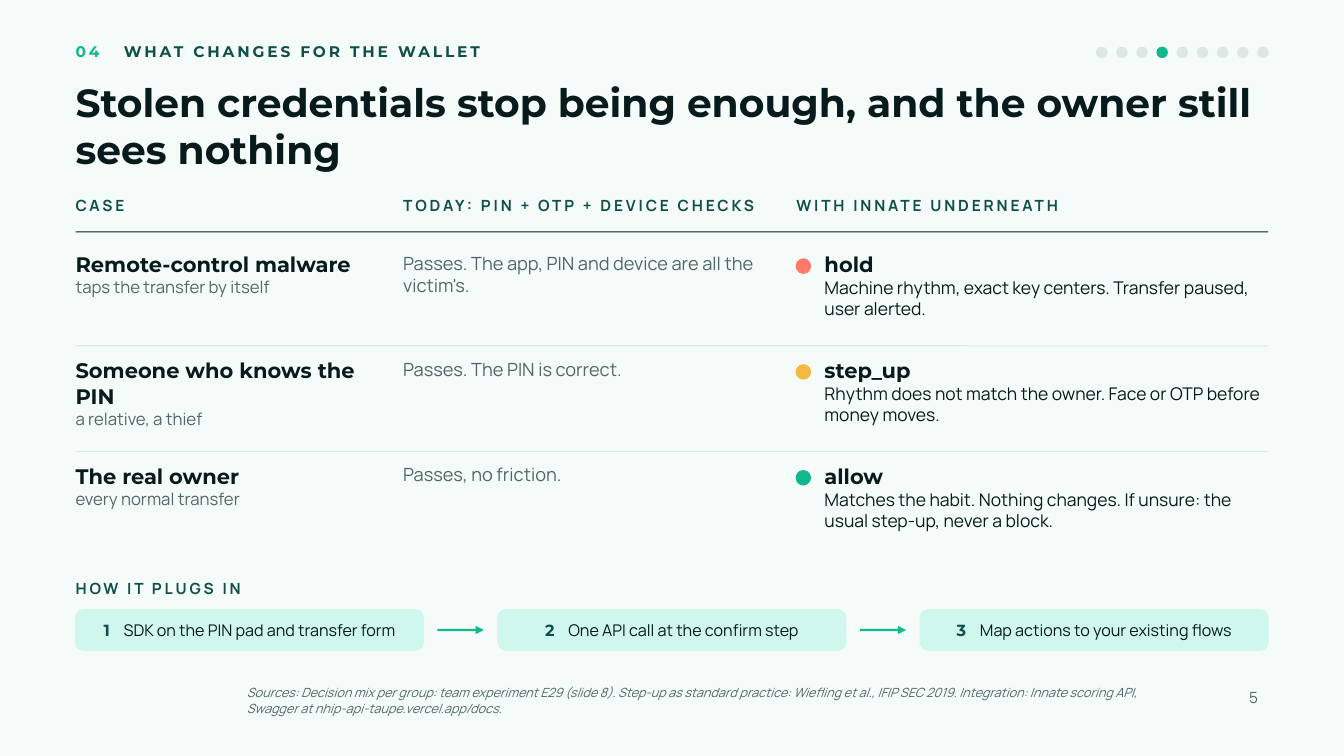
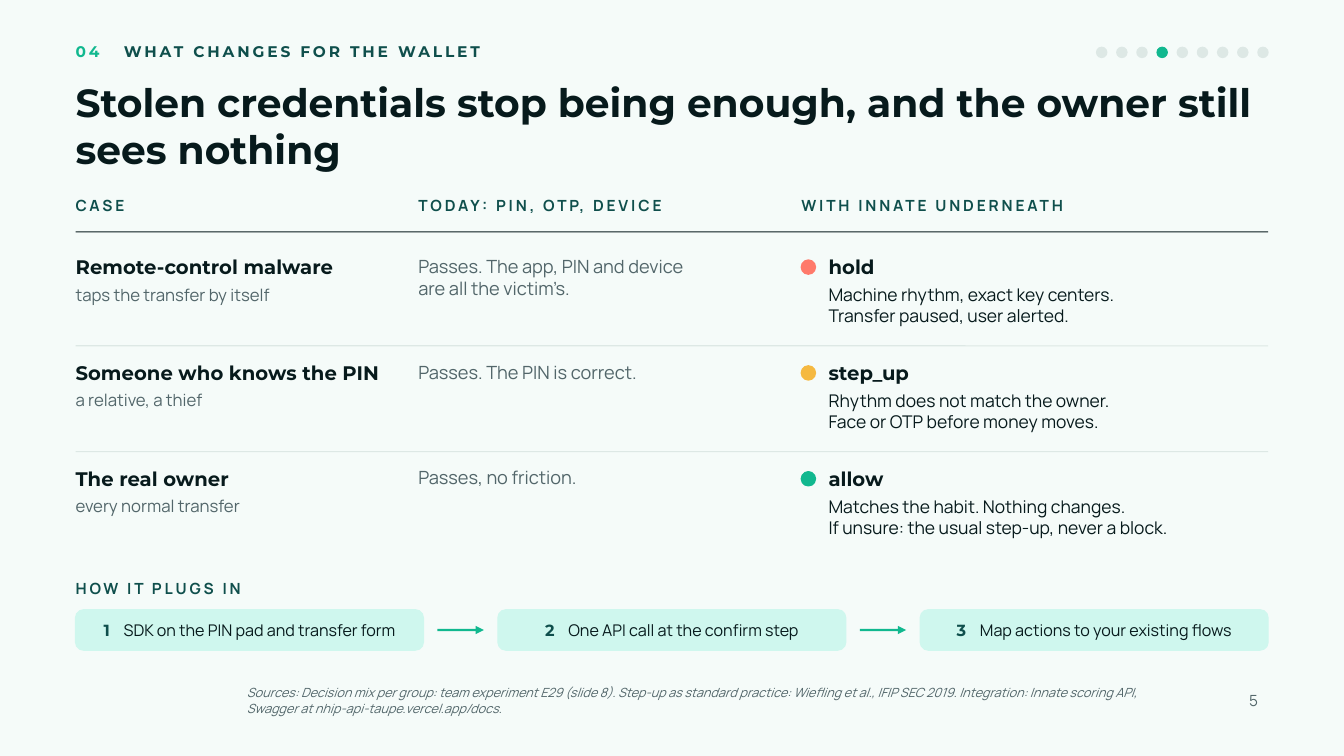
Before and after one commit to Odylytics/Innate_Odylytics, a slide deck: slide 5 of submission/Slide/Innate-slides.pptx. Drawn at 1344x756 pixels with LibreOffice and Linux fonts; fonts in the diff are those of the drawing; background and template pictures are left out. Boxes give left, top, right and bottom in pixels: in the first picture for what was removed or moved away, otherwise in the second. Text is boxed around its words. In the diff, an @@ line names an element or a change of style, - is before the commit and + after.

```diff
--- a/submission/Slide/Innate-slides.pptx
+++ b/submission/Slide/Innate-slides.pptx
@@ text at <box>418,197,771,222</box>: text changed @@
-TODAY: PIN + OTP + DEVICE CHECKS
+TODAY: PIN, OTP, DEVICE
@@ text "WITH INNATE UNDERNEATH" rewrapped from <box>797,197,1268,222</box> to <box>802,197,1268,222</box> @@
@@ text added at <box>76,259,333,274</box>, 14 pt, text #071A1C, bold @@
+Remote-control malware
@@ text at <box>418,260,683,295</box>: text changed @@
-Passes. The app, PIN and device are all the victim's.
+Passes. The app, PIN and device
+are all the victim’s.
@@ 3 ellipses: place and size @@
-3 ellipses at <box>797,259,811,485</box>
+3 ellipses at <box>802,260,816,486</box>
@@ text added at <box>829,259,875,274</box>, 14 pt, text #071A1C, bold @@
+hold
@@ text at <box>76,288,269,305</box>: text changed @@
-Remote-control malware
-taps the transfer by itself
+taps the transfer by itself
@@ text at <box>829,288,1114,326</box>: text changed @@
-hold
-Machine rhythm, exact key centers. Transfer paused, user alerted.
+Machine rhythm, exact key centers.
+Transfer paused, user alerted.
@@ text "Someone who knows the PIN" at <box>76,365,378,381</box>: vertical alignment top to middle @@
@@ text at <box>76,365,378,381</box>: text changed; size 15 to 14 pt @@
-Someone who knows the PIN
-a relative, a thief
+Someone who knows the PIN
@@ text "Passes. The PIN is correct.": place and size @@
-text "Passes. The PIN is correct." at <box>403,363,622,376</box>
+text "Passes. The PIN is correct." at <box>418,366,637,379</box>
@@ text added at <box>829,367,909,384</box>, 14 pt, text #071A1C, bold @@
+step_up
@@ text added at <box>76,393,202,408</box>, 12 pt, text #52666A @@
+a relative, a thief
@@ text at <box>829,394,1109,433</box>: text changed @@
-step_up
-Rhythm does not match the owner. Face or OTP before money moves.
+Rhythm does not match the owner.
+Face or OTP before money moves.
@@ text added at <box>76,471,228,486</box>, 14 pt, text #071A1C, bold @@
+The real owner
@@ text "Passes, no friction.": place and size @@
-text "Passes, no friction." at <box>403,467,561,483</box>
+text "Passes, no friction." at <box>418,470,577,486</box>
@@ text added at <box>829,471,884,486</box>, 14 pt, text #071A1C, bold @@
+allow
@@ text at <box>76,499,240,516</box>: text changed @@
-The real owner
-every normal transfer
+every normal transfer
@@ text at <box>829,500,1168,539</box>: text changed @@
-allow
-Matches the habit. Nothing changes. If unsure: the usual step-up, never a block.
+Matches the habit. Nothing changes.
+If unsure: the usual step-up, never a block.
```
Also in this commit, not shown: 7 other slides changed, 6 other files.
